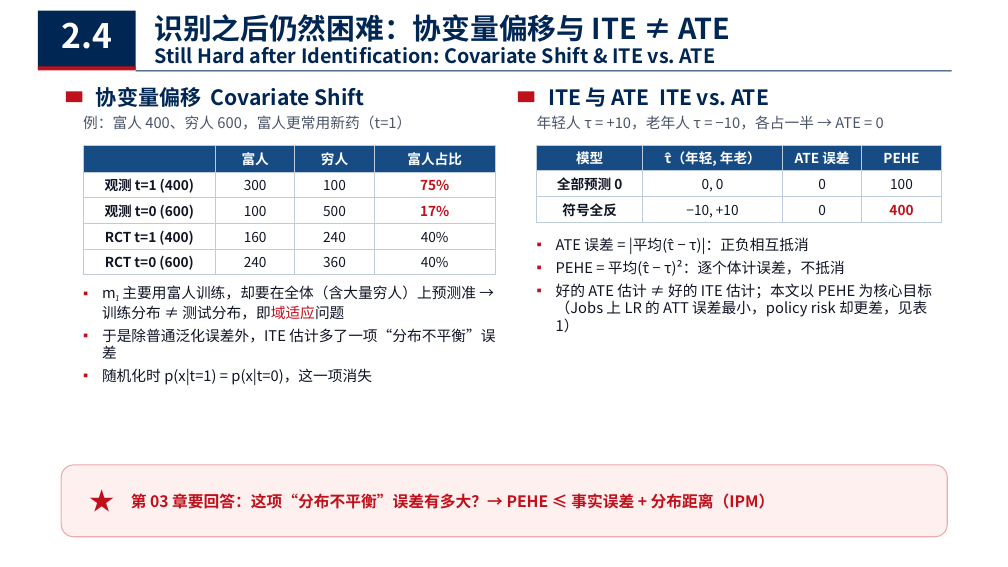
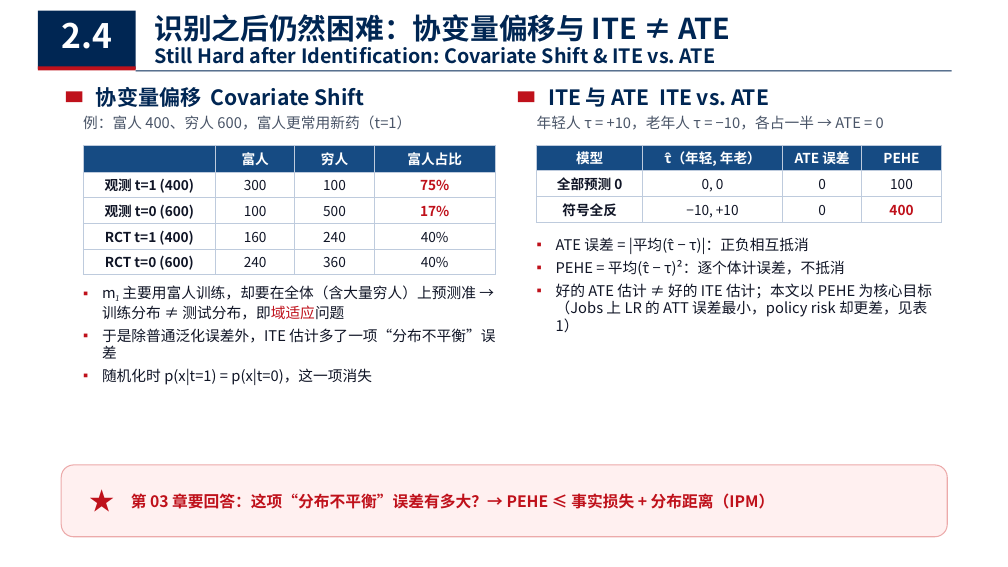
Before and after one commit to chanearly2002/Stastical_Computing, a slide deck: slide 11 of 个体处理效应估计.pptx. Drawn at 1008x567 pixels with LibreOffice and Linux fonts; fonts in the diff are those of the drawing. Boxes give left, top, right and bottom in pixels: in the first picture for what was removed or moved away, otherwise in the second. Text is boxed around its words. In the diff, an @@ line names an element or a change of style, - is before the commit and + after.

```diff
--- a/个体处理效应估计.pptx
+++ b/个体处理效应估计.pptx
@@ text at (131, 493, 775, 509): text changed @@
-第 03 章要回答：这项“分布不平衡”误差有多大？→ PEHE ≤ 事实误差 + 分布距离（IPM）
+第 03 章要回答：这项“分布不平衡”误差有多大？→ PEHE ≤ 事实损失 + 分布距离（IPM）
```
Also in this commit, not shown: 11 other slides changed, 1 other file.
